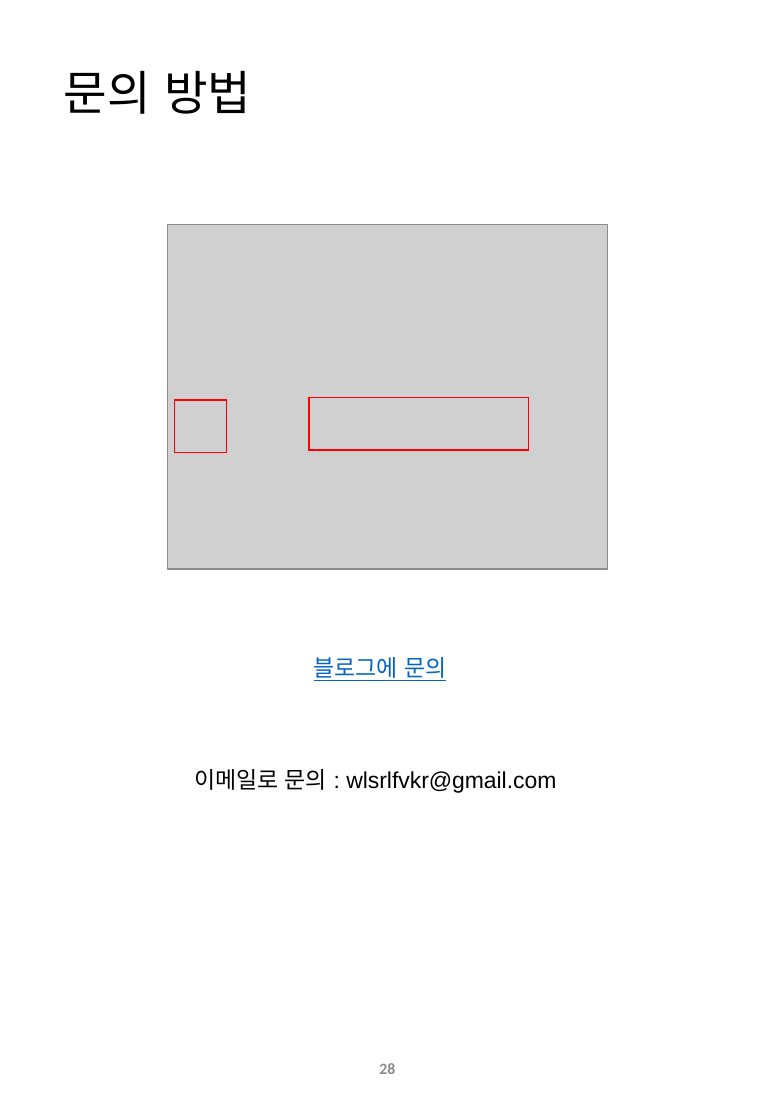
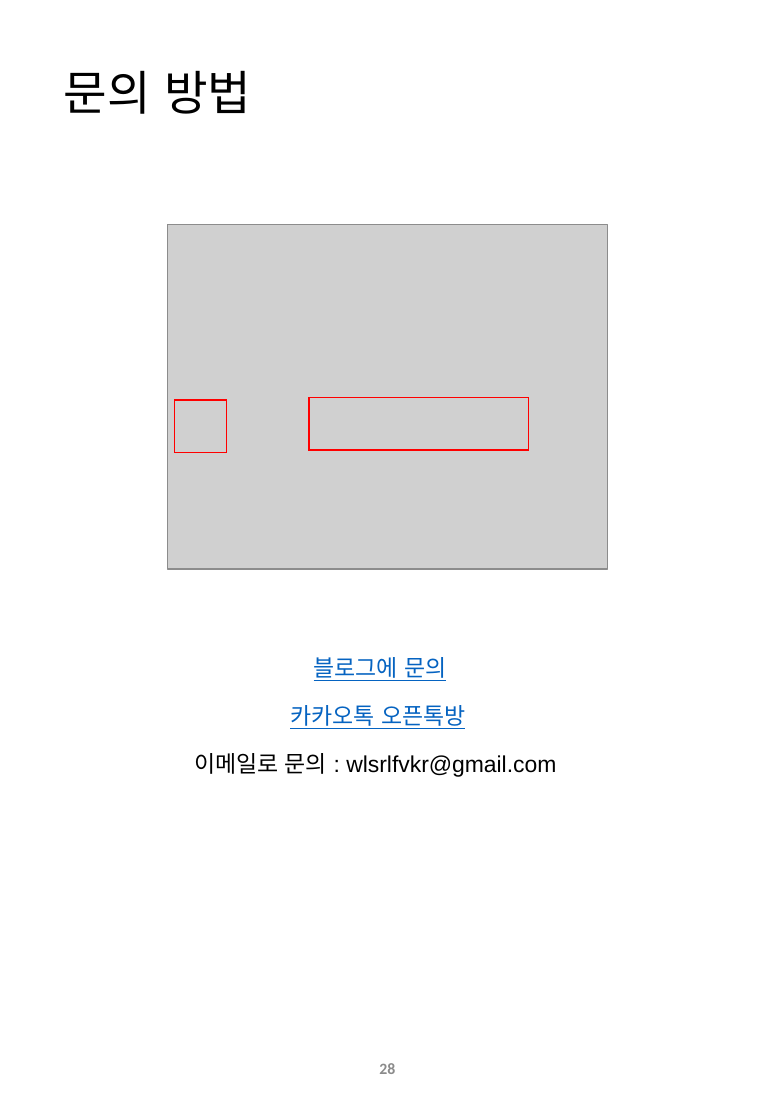
Before and after one commit to byungmeo/GersangStation, a slide deck: slide 28 of 사용자 설명서.pptx. Drawn at 775x1120 pixels with LibreOffice and Linux fonts; fonts in the diff are those of the drawing; grey boxes stand for pictures. Boxes give left, top, right and bottom in pixels: in the first picture for what was removed or moved away, otherwise in the second. Text is boxed around its words. In the diff, an @@ line names an element or a change of style, - is before the commit and + after.

```diff
--- a/사용자 설명서.pptx
+++ b/사용자 설명서.pptx
@@ text added at (290,705,465,729), 16 pt, text #0563C1, underline @@
+카카오톡 오픈톡방
@@ text "이메일로 문의 : wlsrlfvkr@gmail.com": place and size @@
-text "이메일로 문의 : wlsrlfvkr@gmail.com" at (194,769,556,793)
+text "이메일로 문의 : wlsrlfvkr@gmail.com" at (194,753,556,777)
```
Also in this commit, not shown: 2 other slides changed, 2 slides added, 1 other file.
